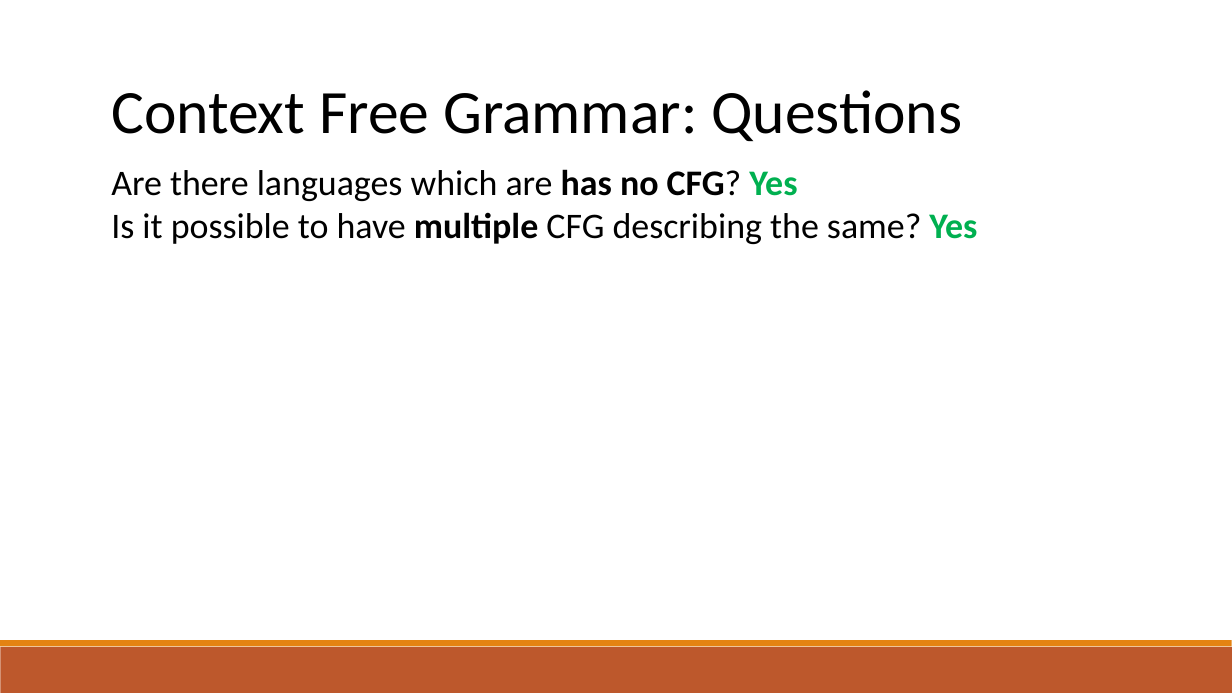
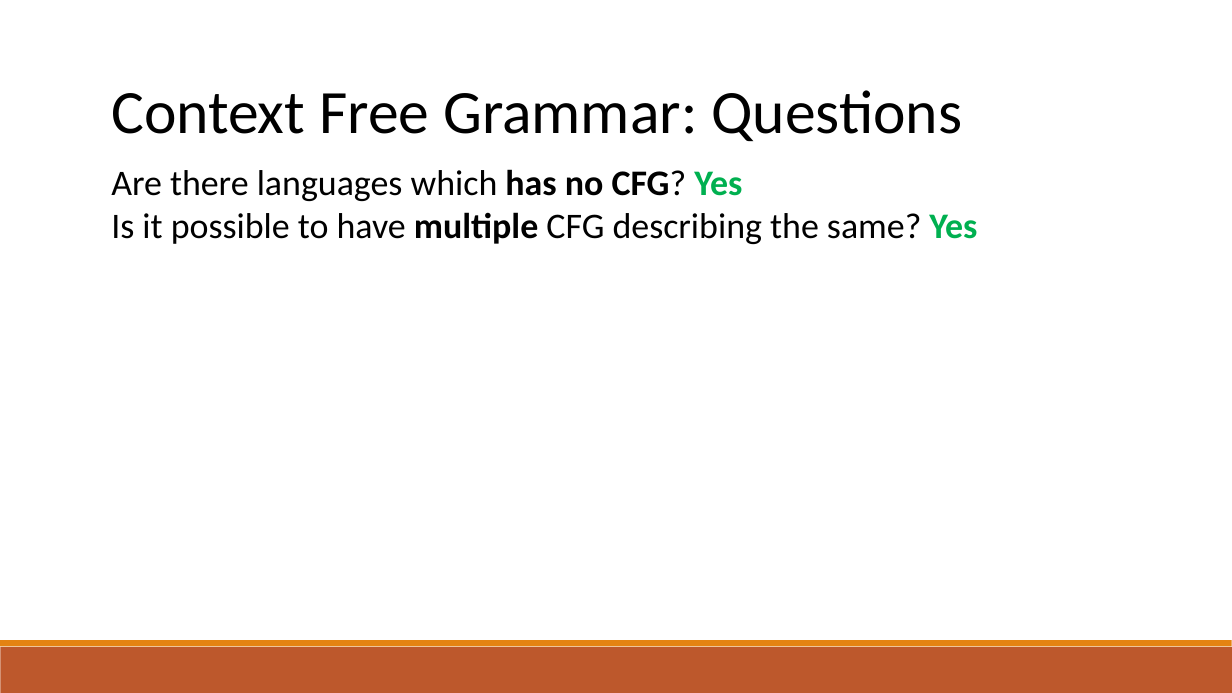
Before and after one commit to raghadzeidan/COMPILATION_TAU_FOR_STUDENTS, a slide deck: slide 30 of new_slides/top_down_parsing.pptx. Drawn at 1232x693 pixels with LibreOffice and Linux fonts; fonts in the diff are those of the drawing. Boxes give left, top, right and bottom in pixels: in the first picture for what was removed or moved away, otherwise in the second. Text is boxed around its words. In the diff, an @@ line names an element or a change of style, - is before the commit and + after.

Commit message:
updating slides

```diff
--- a/new_slides/top_down_parsing.pptx
+++ b/new_slides/top_down_parsing.pptx
@@ text at (111, 169, 742, 201): text changed @@
-Are there languages which are has no CFG? Yes
+Are there languages which has no CFG? Yes
```
Also in this commit, not shown: 3 other slides changed, 7 slides added, 1 slide removed, 1 other file.
